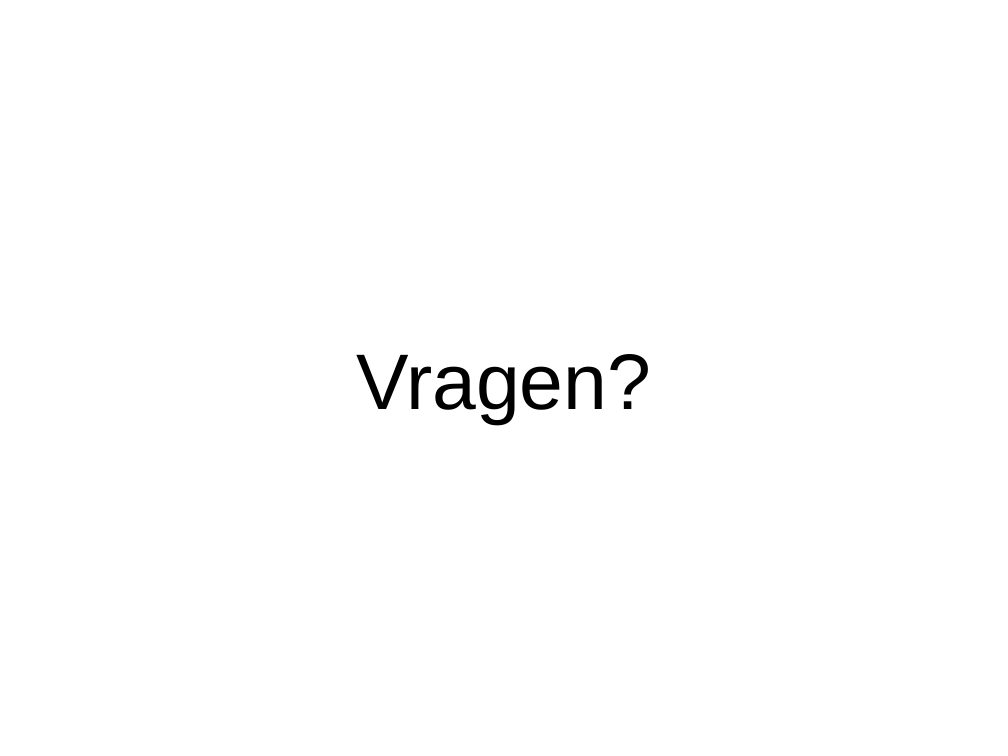
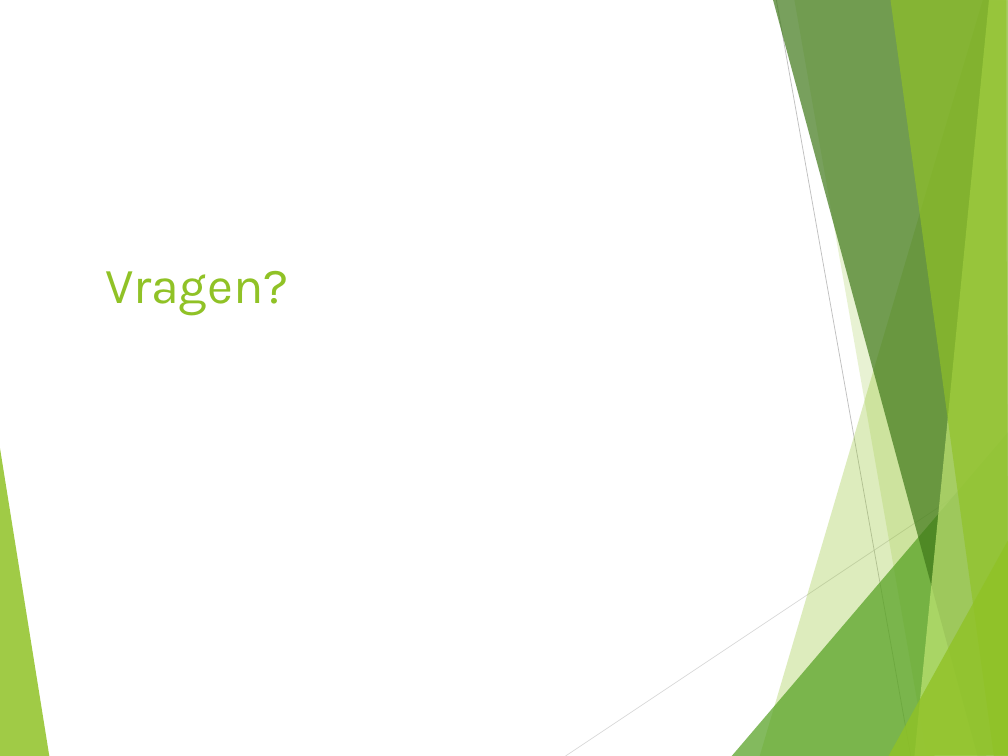
Before and after one commit to NicoleFS/Heuristieken_Rush_Hour, a slide deck: slide 16 of Presentatie Rush Hour pp.pptx (slide 10 before the commit). Drawn at 1008x756 pixels with LibreOffice and Linux fonts; fonts in the diff are those of the drawing. Boxes give left, top, right and bottom in pixels: in the first picture for what was removed or moved away, otherwise in the second. Text is boxed around its words. In the diff, an @@ line names an element or a change of style, - is before the commit and + after.

```diff
--- a/Presentatie Rush Hour pp.pptx
+++ b/Presentatie Rush Hour pp.pptx
@@ title "Vragen?" at [106,271,289,316]: size 80 to 51.2 pt, font Arial to Karla, text colour #000000 to #90C226; alignment centre to left; vertical alignment middle to top @@
@@ group added at [0,0,1008,756]: 8 freeform shapes, 2 lines @@
```
Also in this commit, not shown: 7 other slides changed, 8 slides added, 2 slides removed, 1 other file.
